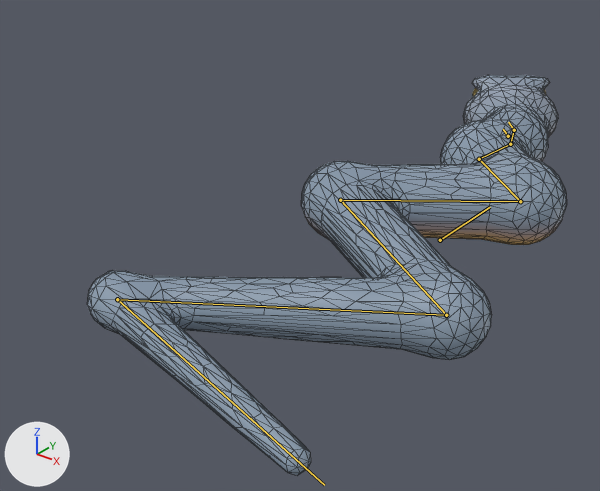
One commit to the glTF model game/art/models/battle/electric_eel.glb: the scene before it, then after it.
Both versions are drawn from a 50 mm lens placed at (0.378, -0.708, 0.376), pointed at (-0.085, -0.129, 0.017). Arrows for +X, +Y and +Z are at lower left; the lights stay in place. The picture after the commit comes second. Both versions are drawn at frame 8 of the action 'fidget'; the numbers are the values there. The bones that bend it are drawn over the model as lines. Mesh edges are drawn as thin lines.

In view in the first picture: 'electric_eel_movie'.
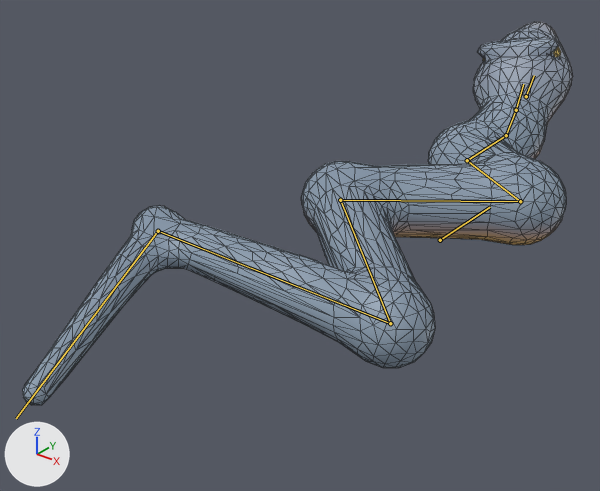
Where the change shows, as pixel boxes (x1, y1, x2, y2) in the pictures (600 x 491 px):
'electric_eel_movie', posed (15% wider): before (87, 75, 567, 476); after (22, 22, 573, 406)
bone 'chest', root to tip: before (520, 201) to (479, 159); after (520, 201) to (467, 160)
bone 'neck', root to tip: before (479, 159) to (510, 144); after (467, 160) to (506, 135)
bone 'neck2', root to tip: before (510, 144) to (514, 130); after (506, 135) to (516, 110)
bone 'head', root to tip: before (514, 130) to (508, 122); after (516, 110) to (523, 84)
bone 'jaw', root to tip: before (508, 136) to (503, 129); after (526, 96) to (534, 75)
bone 'tail1', root to tip: before (340, 200) to (446, 315); after (340, 200) to (390, 323)
bone 'tail2', root to tip: before (446, 315) to (117, 299); after (390, 323) to (158, 231)
bone 'tail3', root to tip: before (117, 299) to (324, 485); after (158, 231) to (16, 418)

What the commit changed:
Bone 'chest' (bone_chest) turns from (0, 0, 0) to (0, 0, 7) degrees about its own x, y and z.
Bone 'neck' (bone_neck) turns from (0, 0, 20) to (17, 0, 0) degrees about its own x, y and z.
Bone 'neck2' (bone_neck2) turns from (0, 0, 0) to (11, 0, -1) degrees about its own x, y and z.
Bone 'head' (bone_head) turns from (0, 0, 14) to (9, 0, 5) degrees about its own x, y and z.
Bone 'jaw' (bone_jaw) turns from (0, 0, 0) to (-6, 0, 0) degrees about its own x, y and z.
Bone 'tail1' (bone_tail1) turns from (0, 0, 0) to (0, 0, 11) degrees about its own x, y and z.
Bone 'tail2' (bone_tail2) turns from (0, 0, -3) to (0, 0, 18) degrees about its own x, y and z.
Bone 'tail3' (bone_tail3) turns from (0, 0, -3) to (0, 0, 16) degrees about its own x, y and z.
